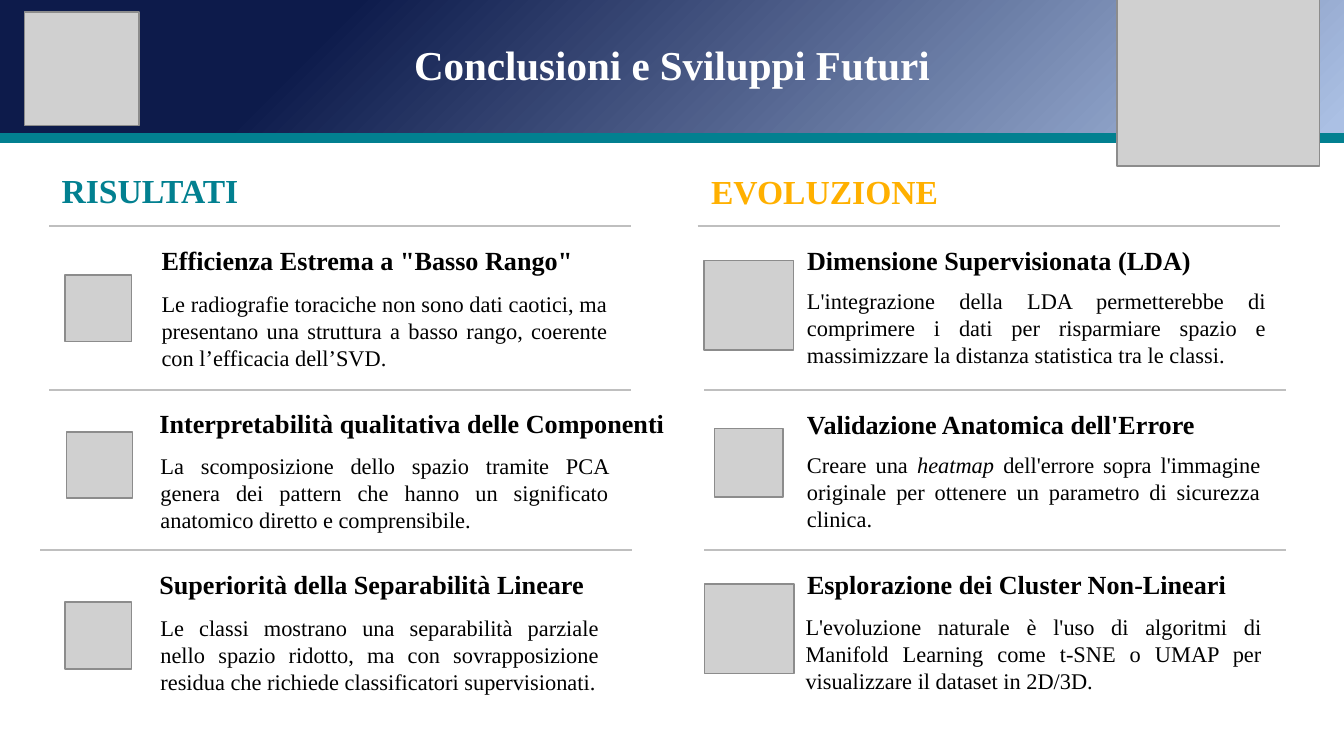
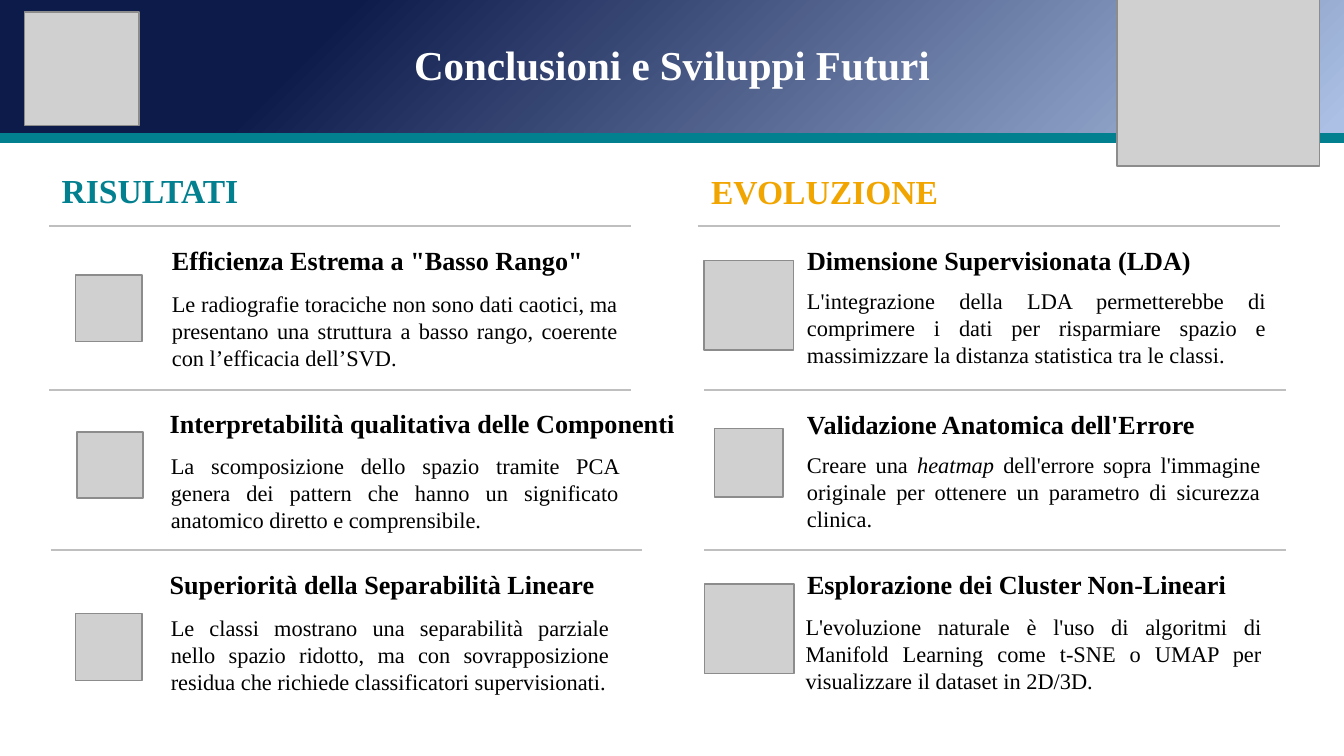
Before and after one commit to andreapatruno1/Image-Compression-and-Analysis, a slide deck: slide 21 of docs/SVD e PCA per l'analisi di immagini mediche.pptx. Drawn at 1344x756 pixels with LibreOffice and Linux fonts; fonts in the diff are those of the drawing; grey boxes stand for pictures. Boxes give left, top, right and bottom in pixels: in the first picture for what was removed or moved away, otherwise in the second. Text is boxed around its words. In the diff, an @@ line names an element or a change of style, - is before the commit and + after.

```diff
--- a/docs/SVD e PCA per l'analisi di immagini mediche.pptx
+++ b/docs/SVD e PCA per l'analisi di immagini mediche.pptx
@@ text "EVOLUZIONE" at <box>711,181,938,205</box>: text colour #FFB000 to #F0A500 @@
@@ 6 texts, 2 pictures, 1 line: place and size @@
-6 texts, 2 pictures, 1 line at <box>40,251,664,695</box>
+6 texts, 2 pictures, 1 line at <box>51,251,674,695</box>
@@ picture: place and size @@
-picture at <box>65,602,132,669</box>
+picture at <box>75,614,142,681</box>
```
Also in this commit, not shown: 10 other slides changed, 2 other files.
